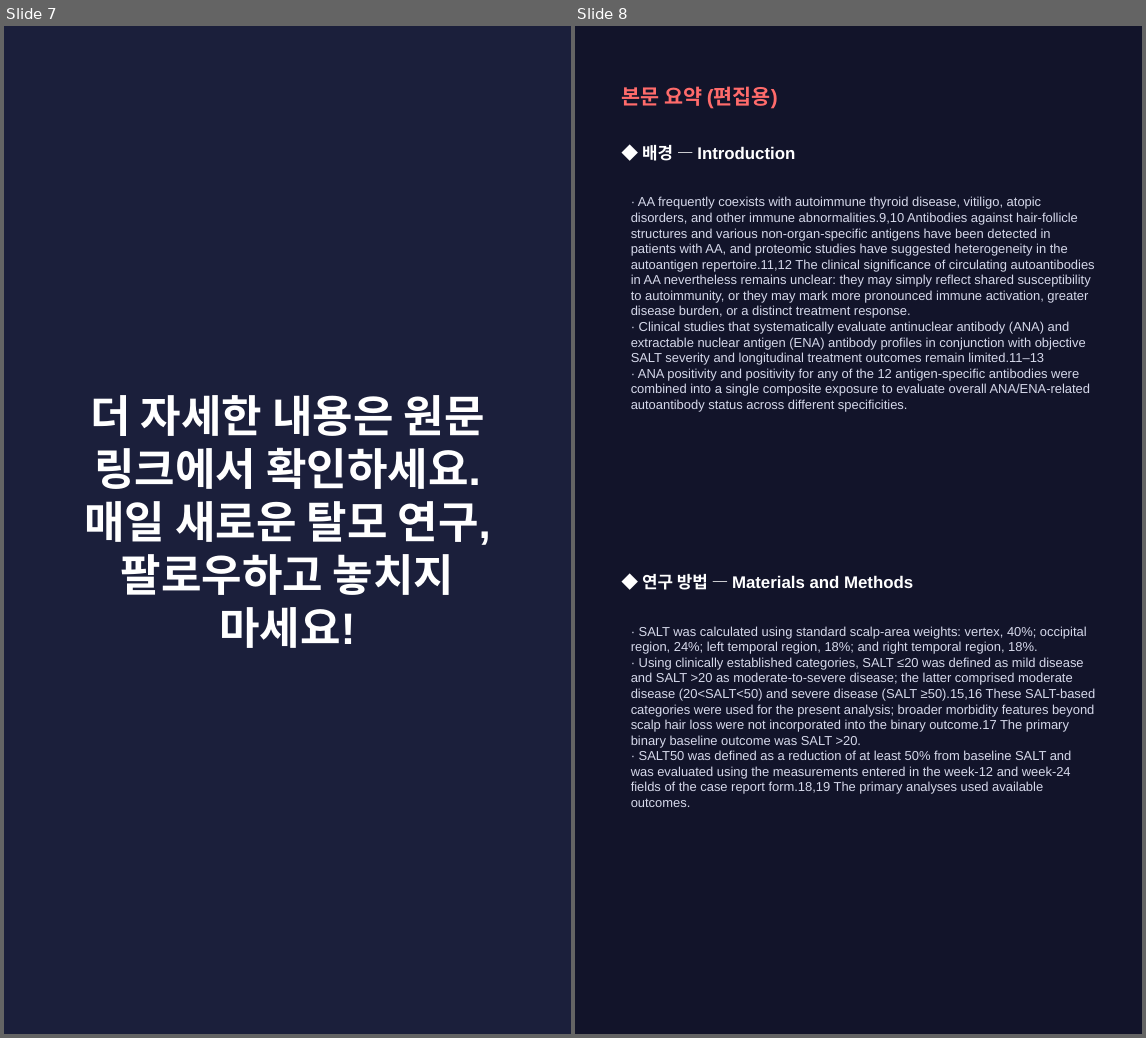
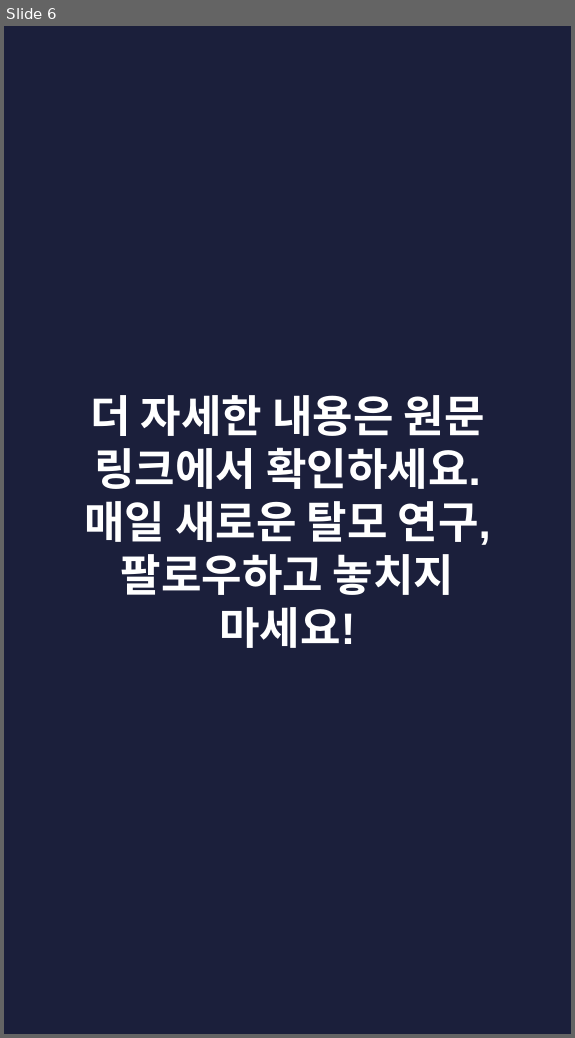
Before and after one commit to hyokang2010-BJ-ANTH/product-builder-test, a slide deck: pwa/data/latest/slides.pptx. Shown side by side, each under a label of ours: slides 7 and 8 before the commit, slide 6 after it. The pictures are 1146x1038 and 575x1038 pixels, drawn with LibreOffice and Linux fonts; fonts in the diff are those of the drawing. Boxes give left, top, right and bottom in pixels: in the first picture for what was removed or moved away, otherwise in the second. Text is boxed around its words. In the diff, an @@ line names an element or a change of style, - is before the commit and + after.

```diff
--- a/pwa/data/latest/slides.pptx
+++ b/pwa/data/latest/slides.pptx
@@ slide 8 removed at [575,26,1142,1034], background #12142A @@
@@ text removed at [621,86,778,109] @@
-본문 요약 (편집용)
@@ text removed at [642,145,795,161] @@
-◆ 배경 — Introduction
@@ text removed at [631,196,1095,412] @@
-· AA frequently coexists with autoimmune thyroid disease, vitiligo, atopic disorders, and other immune abnormalities.9,10 Antibodies against hair-follicle structures and various non-organ-specific antigens have been detected in patients with AA, and proteomic studies have suggested heterogeneity in the autoantigen repertoire.11,12 The clinical significance of circulating autoantibodies in AA nevertheless remains unclear: they may simply reflect shared susceptibility to autoimmunity, or they may mark more pronounced immune activation, greater disease burden, or a distinct treatment response.
-· Clinical studies that systematically evaluate antinuclear antibody (ANA) and extractable nuclear antigen (ENA) antibody profiles in conjunction with objective SALT severity and longitudinal treatment outcomes remain limited.11–13
-· ANA positivity and positivity for any of the 12 antigen-specific antibodies were combined into a single composite exposure to evaluate overall ANA/ENA-related autoantibody status across different specificities.
@@ text removed at [642,574,913,590] @@
-◆ 연구 방법 — Materials and Methods
@@ text removed at [631,626,1095,807] @@
-· SALT was calculated using standard scalp-area weights: vertex, 40%; occipital region, 24%; left temporal region, 18%; and right temporal region, 18%.
-· Using clinically established categories, SALT ≤20 was defined as mild disease and SALT >20 as moderate-to-severe disease; the latter comprised moderate disease (20<SALT<50) and severe disease (SALT ≥50).15,16 These SALT-based categories were used for the present analysis; broader morbidity features beyond scalp hair loss were not incorporated into the binary outcome.17 The primary binary baseline outcome was SALT >20.
-· SALT50 was defined as a reduction of at least 50% from baseline SALT and was evaluated using the measurements entered in the week-12 and week-24 fields of the case report form.18,19 The primary analyses used available outcomes.
@@ what was slide 7 is now slide 6 @@
```
Also in this commit, not shown: 2 slides changed, 4 slides added, 6 other slides removed, 27 other files.
